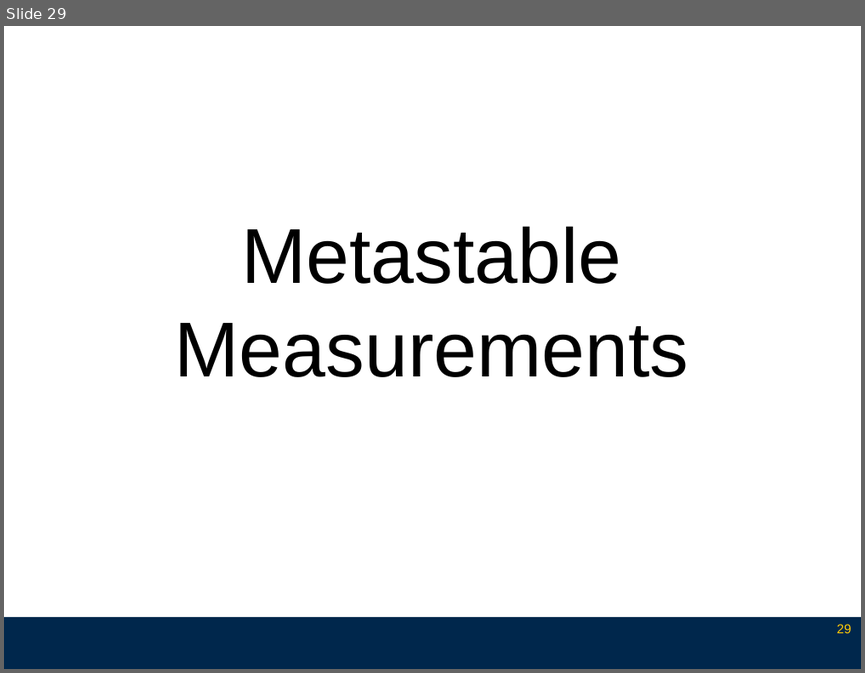
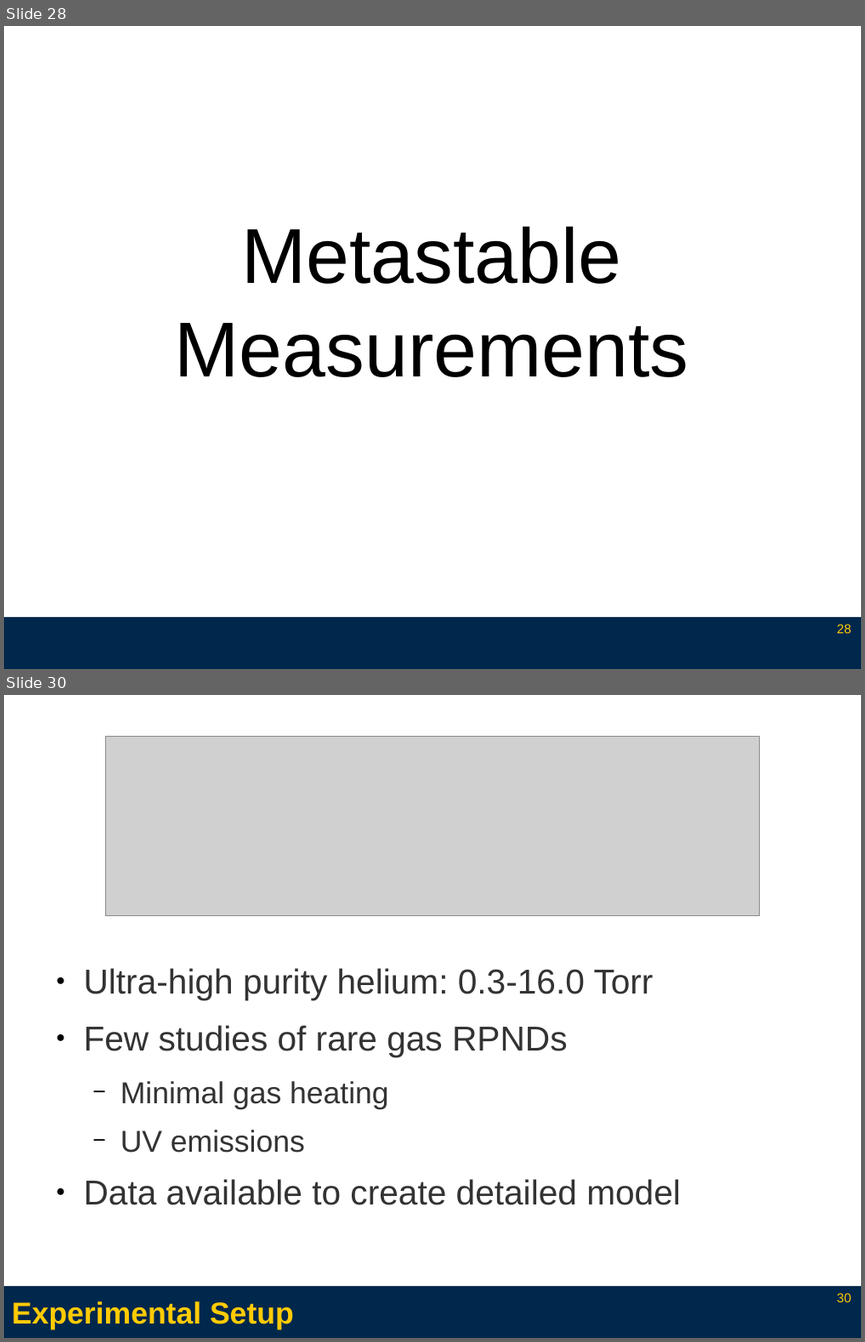
Before and after one commit to l3enny/dissertation, a slide deck: defense/presentation_annotated.odp. Shown one above the other, each under a label of ours: slide 29 before the commit, slides 28 and 30 after it; the slides between them are not shown. The pictures are 865x673 and 865x1342 pixels, drawn with LibreOffice and Linux fonts; fonts in the diff are those of the drawing; grey boxes stand for pictures. Boxes give left, top, right and bottom in pixels: in the first picture for what was removed or moved away, otherwise in the second. Text is boxed around its words. In the diff, an @@ line names an element or a change of style, - is before the commit and + after.

Commit message:
Finished with text additions for previous slides.

```diff
--- a/defense/presentation_annotated.odp
+++ b/defense/presentation_annotated.odp
@@ slide 30 added at [4,695,861,1338], background #FFFFFF; not listed: 1 template element that a slide beside it also shows @@
@@ picture added at [106,736,759,916] @@
@@ text added at [84,968,681,1205], 32 pt, text #333333 @@
+● Ultra-high purity helium: 0.3-16.0 Torr
+● Few studies of rare gas RPNDs
+  − Minimal gas heating
+  − UV emissions
+● Data available to create detailed model
@@ title added at [12,1301,294,1329], 28 pt, text #FFCB05, bold @@
+Experimental Setup
@@ page number added at [837,1293,851,1302], 12 pt, text #FFCB05 @@
+30
@@ what was slide 29 is now slide 28 @@
@@ page number at [837,624,851,633]: text changed @@
-29
+28
```
Also in this commit, not shown: 18 slides changed, 11 other slides added, 7 slides removed, 13 other files.
